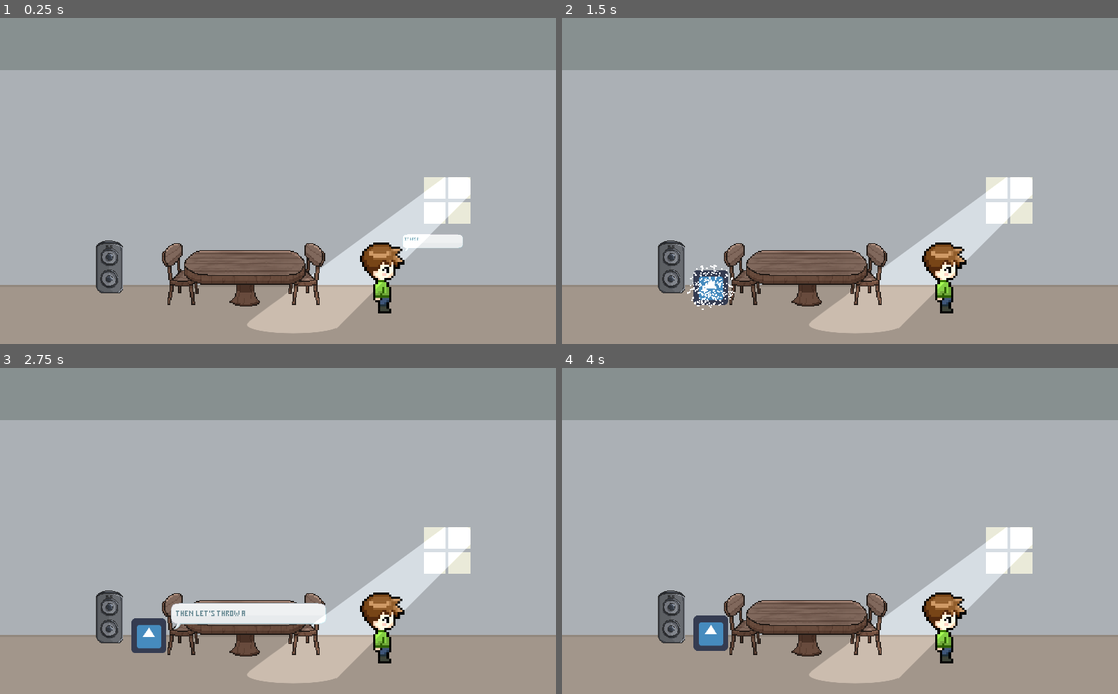
Above: before the commit, frames 1-4 (two rows, left to right).
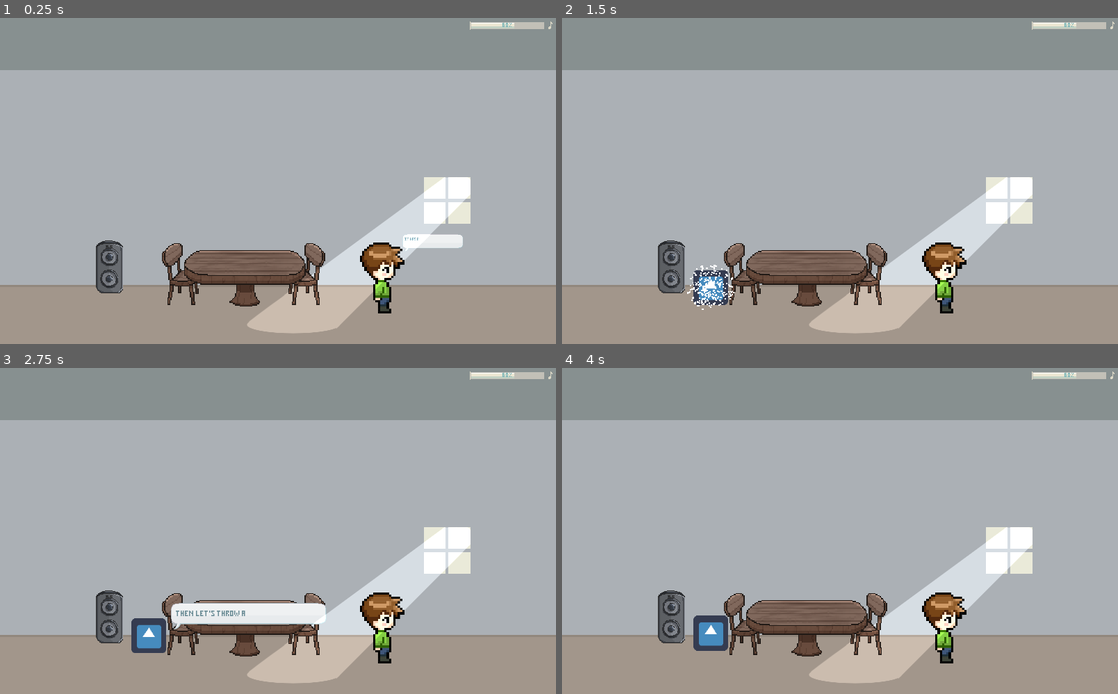
Above: after the commit, the same moments.

Repository: zeskysee/we-missed-party
Game: Godot game, scene res://party_house.tscn
Same seed, same stepped clock (60 frames per second), same inputs: the game is played once before the commit and once after it. The engine's default icon, where the game draws it, is replaced by a stand-in: a white triangle on a blue panel in a dark square.
Inputs:
- Up to frame 1 (0.25 s): no input
- Up to frame 2 (1.5 s): tap Enter (ui_accept) at 0.5 s; hold Space (interact) 0.53-1.28 s; hold D (move_right) from 0.53 s (still down); tap W (jump) at 0.77 s; tap Space (interact) at 1.35 s
- Up to frame 3 (2.75 s): tap W (jump) at 1.52 s; release D (move_right) at 2.03 s; hold A (move_left) from 2.03 s (still down); hold Space (interact) from 2.03 s (still down)
- Up to frame 4 (4 s): release A (move_left) at 2.78 s; release Space (interact) at 2.78 s; hold D (move_right) from 2.78 s (still down); tap Space (interact) at 2.85 s; tap W (jump) at 3.02, 3.77 s; tap Enter (ui_accept) at 3.5 s; hold Space (interact) from 3.53 s (still down)

The runs differ from the first frame. In frame 1, 0.3% of the frame differs, in the area x 84-100%, y 1-4%; in frame 2, 0.3%; in frame 3, 0.3%; in frame 4, 0.3%.

Commit message:
Add music player

Diff:
--- /dev/null
+++ b/music_player.gd
@@ -0,0 +1,43 @@
+extends CanvasLayer
+
+
+onready var intro_player = $IntroSong
+onready var street_player = $StreetSong
+onready var volume_bar = $Control/VolumeBar
+
+var minimum_db = -42
+var maximum_db = 0
+
+
+func _ready():
+	volume_bar.value = minimum_db + 0.6 * (maximum_db - minimum_db)
+	AudioServer.set_bus_volume_db(0, volume_bar.value)
+	play_intro_song()
+
+
+func _input(event):
+	if event.is_action_pressed("volume_up"):
+		volume_bar.value += 0.1 * (maximum_db - minimum_db)
+		AudioServer.set_bus_volume_db(0, volume_bar.value)
+		if volume_bar.value > minimum_db:
+			AudioServer.set_bus_mute(0, false)
+	elif event.is_action_pressed("volume_down"):
+		volume_bar.value -= 0.1 * (maximum_db - minimum_db)
+		AudioServer.set_bus_volume_db(0, volume_bar.value)
+		if volume_bar.value <= minimum_db:
+			AudioServer.set_bus_mute(0, true)
+
+
+func play_intro_song():
+	intro_player.play()
+	street_player.stop()
+
+
+func play_street_song():
+	street_player.play()
+	intro_player.stop()
+
+
+func stop():
+	intro_player.stop()
+	street_player.stop()
--- /dev/null
+++ b/music_player.tscn
@@ -0,0 +1,44 @@
+[gd_scene load_steps=6 format=2]
+
+[ext_resource path="res://music_player.gd" type="Script" id=1]
+[ext_resource path="res://sounds/my_street.ogg" type="AudioStream" id=2]
+[ext_resource path="res://sounds/song1.ogg" type="AudioStream" id=3]
+[ext_resource path="res://sprites/ui_music.png" type="Texture" id=4]
+[ext_resource path="res://theme_basic.tres" type="Theme" id=5]
+
+[node name="MusicPlayer" type="CanvasLayer"]
+script = ExtResource( 1 )
+
+[node name="IntroSong" type="AudioStreamPlayer" parent="."]
+stream = ExtResource( 3 )
+volume_db = -2.0
+
+[node name="StreetSong" type="AudioStreamPlayer" parent="."]
+stream = ExtResource( 2 )
+volume_db = -10.0
+
+[node name="Control" type="Control" parent="."]
+anchor_left = 1.0
+anchor_right = 1.0
+__meta__ = {
+"_edit_use_anchors_": false
+}
+
+[node name="VolumeBar" type="ProgressBar" parent="Control"]
+margin_left = -160.0
+margin_top = 5.0
+margin_right = -19.0
+margin_bottom = 23.0
+size_flags_horizontal = 3
+size_flags_vertical = 4
+theme = ExtResource( 5 )
+min_value = -42.0
+max_value = 0.0
+value = -42.0
+__meta__ = {
+"_edit_use_anchors_": false
+}
+
+[node name="UiMusic" type="Sprite" parent="Control"]
+position = Vector2( -11, 13 )
+texture = ExtResource( 4 )
--- a/party_house.gd
+++ b/party_house.gd
@@ -34,6 +34,7 @@
 # Camera pans after second speech.
 func _on_second_speech_tree_exited():
 	camera_player.play("pan_camera")
+	MusicPlayer.stop()
 
 
 # Player's second speech plays after monster's first speech.
@@ -53,6 +54,7 @@
 	camera_player.play("pan_camera_back")
 	#props.visible = true
 	speaker_player.play("play_music")
+	MusicPlayer.play_street_song()
 	# TODO: Play music.
 
 
--- a/project.godot
+++ b/project.godot
@@ -33,6 +33,7 @@
 [autoload]
 
 Transition="*res://transition.tscn"
+MusicPlayer="*res://music_player.tscn"
 
 [display]
 
@@ -66,24 +67,46 @@
 "deadzone": 0.5,
 "events": [ Object(InputEventKey,"resource_local_to_scene":false,"resource_name":"","device":0,"alt":false,"shift":false,"control":false,"meta":false,"command":false,"pressed":false,"scancode":68,"physical_scancode":0,"unicode":0,"echo":false,"script":null)
 , Object(InputEventKey,"resource_local_to_scene":false,"resource_name":"","device":0,"alt":false,"shift":false,"control":false,"meta":false,"command":false,"pressed":false,"scancode":16777233,"physical_scancode":0,"unicode":0,"echo":false,"script":null)
+, Object(InputEventJoypadMotion,"resource_local_to_scene":false,"resource_name":"","device":0,"axis":0,"axis_value":1.0,"script":null)
+, Object(InputEventJoypadButton,"resource_local_to_scene":false,"resource_name":"","device":0,"button_index":14,"pressure":0.0,"pressed":false,"script":null)
  ]
 }
 move_left={
 "deadzone": 0.5,
 "events": [ Object(InputEventKey,"resource_local_to_scene":false,"resource_name":"","device":0,"alt":false,"shift":false,"control":false,"meta":false,"command":false,"pressed":false,"scancode":65,"physical_scancode":0,"unicode":0,"echo":false,"script":null)
 , Object(InputEventKey,"resource_local_to_scene":false,"resource_name":"","device":0,"alt":false,"shift":false,"control":false,"meta":false,"command":false,"pressed":false,"scancode":16777231,"physical_scancode":0,"unicode":0,"echo":false,"script":null)
+, Object(InputEventJoypadMotion,"resource_local_to_scene":false,"resource_name":"","device":0,"axis":0,"axis_value":-1.0,"script":null)
+, Object(InputEventJoypadButton,"resource_local_to_scene":false,"resource_name":"","device":0,"button_index":15,"pressure":0.0,"pressed":false,"script":null)
  ]
 }
 jump={
 "deadzone": 0.5,
 "events": [ Object(InputEventKey,"resource_local_to_scene":false,"resource_name":"","device":0,"alt":false,"shift":false,"control":false,"meta":false,"command":false,"pressed":false,"scancode":87,"physical_scancode":0,"unicode":0,"echo":false,"script":null)
 , Object(InputEventKey,"resource_local_to_scene":false,"resource_name":"","device":0,"alt":false,"shift":false,"control":false,"meta":false,"command":false,"pressed":false,"scancode":16777232,"physical_scancode":0,"unicode":0,"echo":false,"script":null)
+, Object(InputEventJoypadButton,"resource_local_to_scene":false,"resource_name":"","device":0,"button_index":0,"pressure":0.0,"pressed":false,"script":null)
+, Object(InputEventJoypadButton,"resource_local_to_scene":false,"resource_name":"","device":0,"button_index":12,"pressure":0.0,"pressed":false,"script":null)
  ]
 }
 interact={
 "deadzone": 0.5,
 "events": [ Object(InputEventKey,"resource_local_to_scene":false,"resource_name":"","device":0,"alt":false,"shift":false,"control":false,"meta":false,"command":false,"pressed":false,"scancode":32,"physical_scancode":0,"unicode":0,"echo":false,"script":null)
 , Object(InputEventMouseButton,"resource_local_to_scene":false,"resource_name":"","device":-1,"alt":false,"shift":false …(203 unchanged characters)…
+, Object(InputEventJoypadButton,"resource_local_to_scene":false,"resource_name":"","device":0,"button_index":1,"pressure":0.0,"pressed":false,"script":null)
+, Object(InputEventJoypadButton,"resource_local_to_scene":false,"resource_name":"","device":0,"button_index":2,"pressure":0.0,"pressed":false,"script":null)
+ ]
+}
+volume_up={
+"deadzone": 0.5,
+"events": [ Object(InputEventKey,"resource_local_to_scene":false,"resource_name":"","device":0,"alt":false,"shift":false,"control":false,"meta":false,"command":false,"pressed":false,"scancode":125,"physical_scancode":0,"unicode":0,"echo":false,"script":null)
+, Object(InputEventKey,"resource_local_to_scene":false,"resource_name":"","device":0,"alt":false,"shift":false,"control":false,"meta":false,"command":false,"pressed":false,"scancode":46,"physical_scancode":0,"unicode":0,"echo":false,"script":null)
+, Object(InputEventJoypadButton,"resource_local_to_scene":false,"resource_name":"","device":0,"button_index":5,"pressure":0.0,"pressed":false,"script":null)
+ ]
+}
+volume_down={
+"deadzone": 0.5,
+"events": [ Object(InputEventKey,"resource_local_to_scene":false,"resource_name":"","device":0,"alt":false,"shift":false,"control":false,"meta":false,"command":false,"pressed":false,"scancode":123,"physical_scancode":0,"unicode":0,"echo":false,"script":null)
+, Object(InputEventKey,"resource_local_to_scene":false,"resource_name":"","device":0,"alt":false,"shift":false,"control":false,"meta":false,"command":false,"pressed":false,"scancode":44,"physical_scancode":0,"unicode":0,"echo":false,"script":null)
+, Object(InputEventJoypadButton,"resource_local_to_scene":false,"resource_name":"","device":0,"button_index":4,"pressure":0.0,"pressed":false,"script":null)
  ]
 }
 
--- /dev/null
+++ b/theme_basic.tres
@@ -0,0 +1,35 @@
+[gd_resource type="Theme" load_steps=8 format=2]
+
+[ext_resource path="res://sprites/ui_progress_bar.png" type="Texture" id=1]
+[ext_resource path="res://sprites/ui_progress_backing.png" type="Texture" id=2]
+[ext_resource path="res://fonts/minimal_3x5.ttf" type="DynamicFontData" id=3]
+
+[sub_resource type="DynamicFont" id=5]
+size = 12
+font_data = ExtResource( 3 )
+
+[sub_resource type="StyleBoxTexture" id=1]
+texture = ExtResource( 2 )
+region_rect = Rect2( 0, 0, 16, 16 )
+margin_left = 4.0
+margin_right = 4.0
+margin_top = 4.0
+margin_bottom = 4.0
+
+[sub_resource type="StyleBoxTexture" id=4]
+texture = ExtResource( 1 )
+region_rect = Rect2( 0, 0, 16, 16 )
+margin_left = 4.0
+margin_right = 4.0
+margin_top = 4.0
+margin_bottom = 4.0
+
+[sub_resource type="DynamicFont" id=2]
+font_data = ExtResource( 3 )
+
+[resource]
+default_font = SubResource( 2 )
+ProgressBar/colors/font_color = Color( 0.462745, 0.701961, 0.717647, 1 )
+ProgressBar/fonts/font = SubResource( 5 )
+ProgressBar/styles/bg = SubResource( 1 )
+ProgressBar/styles/fg = SubResource( 4 )
Not shown, added: sounds/my_street.ogg.import
Not shown, added: sounds/song1.ogg.import
Binary file added: sprites/ui_human.png
Not shown, added: sprites/ui_human.png.import
Binary file added: sprites/ui_music.png
Not shown, added: sprites/ui_music.png.import
Binary file added: sprites/ui_progress_backing.png
Not shown, added: sprites/ui_progress_backing.png.import
Binary file added: sprites/ui_progress_bar.png
Not shown, added: sprites/ui_progress_bar.png.import
Not shown, changed: README.md
Not shown, added: sounds/my_street.ogg
(and 1 more such lines)
